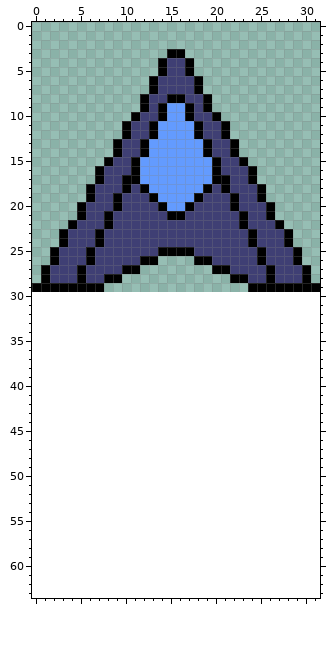
Pixel-art sprite, stored at images/02_ship_sprites.png. Above, as it was before the edit.
The file is 32x32 pixels. The old version is drawn lined up with the new one, on the new canvas.
And afterwards:
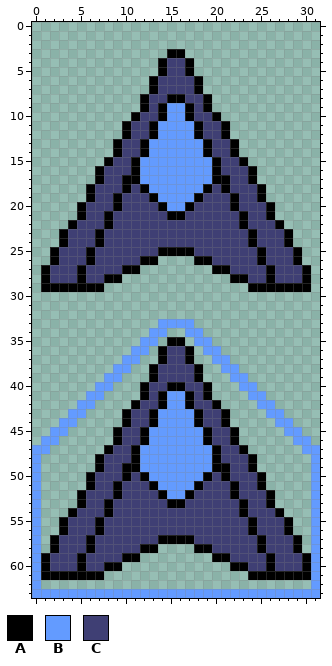
Palette (. is transparent): A #000000  B #639bff  C #3f3f74
Edits made:
canvas 32x32 -> 32x64, the old top-left corner now at 0,-2 (the part of the old canvas that was cut away was empty and is not shown)
Changed rows in their new state; - is an unchanged pixel.
first column x 0:
29 .------------------------------.
first column x 0:
33 --------------BBBB--------------
34 -------------BB--BB-------------
35 ------------BB-AA-BB------------
36 -----------BB-ACCA-BB-----------
37 ----------BB--ACCA--BB----------
38 ---------BB--ACCCCA--BB---------
39 --------BB---ACCCCA---BB--------
40 -------BB---ACCAACCA---BB-------
41 ------BB----ACABBACA----BB------
42 -----BB----ACCABBACCA----BB-----
43 ----BB----ACCABBBBACCA----BB----
44 ---BB-----ACCABBBBACCA-----BB---
45 --BB-----ACCABBBBBBACCA-----BB--
46 -BB------ACCABBBBBBACCA------BB-
47 BB------ACCABBBBBBBBACCA------BB
48 B------ACCCABBBBBBBBACCCA------B
49 B------ACCAABBBBBBBBAACCA------B
50 B-----ACCCACABBBBBBACACCCA-----B
51 B-----ACCACCCABBBBACCCACCA-----B
52 B----ACCCACCCCABBACCCCACCCA----B
53 B----ACCACCCCCCAACCCCCCACCA----B
54 B---ACCCACCCCCCCCCCCCCCACCCA---B
55 B--ACCCACCCCCCCCCCCCCCCCACCCA--B
56 B--ACCCACCCCCCCCCCCCCCCCACCCA--B
57 B-ACCCACCCCCCCAAAACCCCCCCACCCA-B
58 B-ACCCACCCCCAA----AACCCCCACCCA-B
59 BACCCACCCCAA--------AACCCCACCCAB
60 BACCCACCAA------------AACCACCCAB
61 BAAAAAAA----------------AAAAAAAB
62 B------------------------------B
63 BBBBBBBBBBBBBBBBBBBBBBBBBBBBBBBB
Where, in picture pixels (left, top, right, bottom), the same in both pictures:
erased: (32, 283, 41, 292)
erased: (311, 283, 320, 292)
added: (32, 319, 320, 598)
